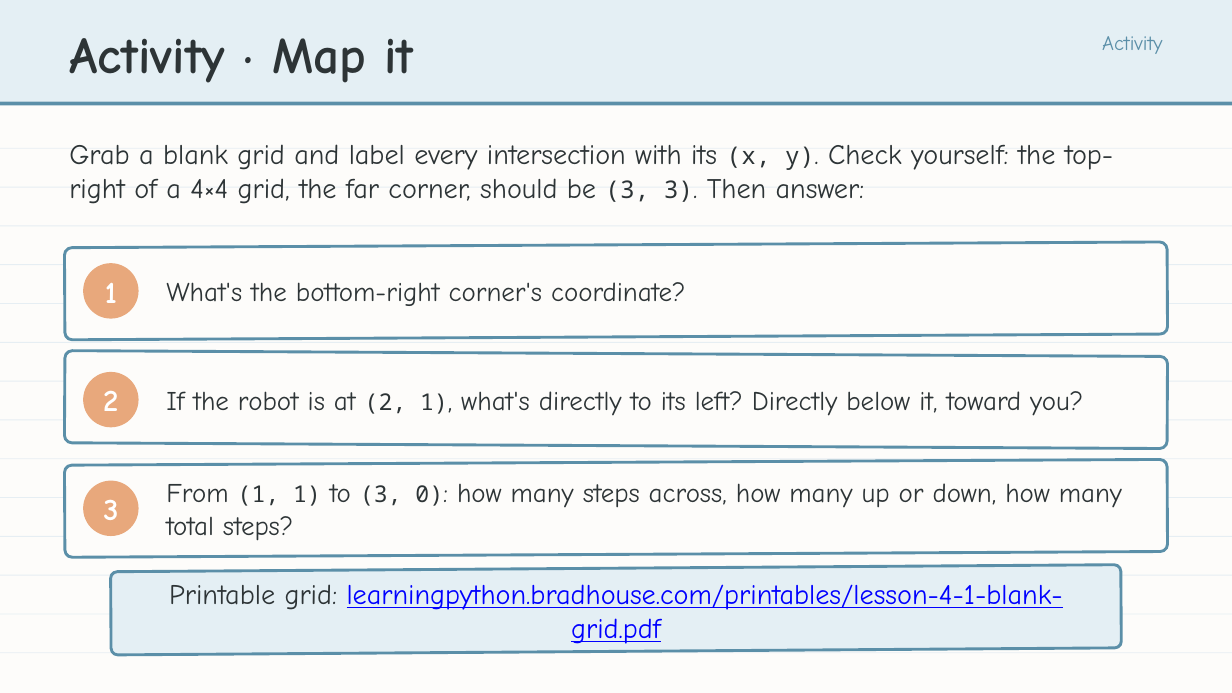
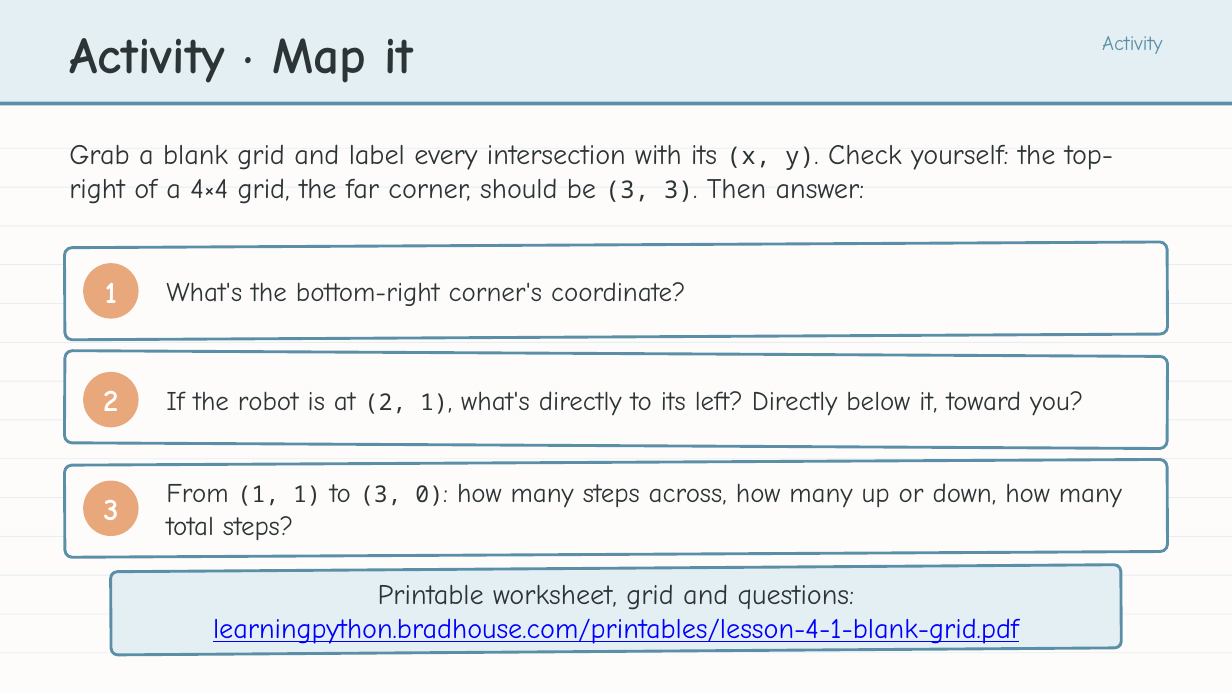
Before and after one commit to bradamiller/LearningPython, a slide deck: slide 16 of static/slides/module-04-manhattan/module-4-lesson-01-coordinates.pptx. Drawn at 1232x693 pixels with LibreOffice and Linux fonts; fonts in the diff are those of the drawing. Boxes give left, top, right and bottom in pixels: in the first picture for what was removed or moved away, otherwise in the second. Text is boxed around its words. In the diff, an @@ line names an element or a change of style, - is before the commit and + after.

```diff
--- a/static/slides/module-04-manhattan/module-4-lesson-01-coordinates.pptx
+++ b/static/slides/module-04-manhattan/module-4-lesson-01-coordinates.pptx
@@ text at <box>213,584,1019,644</box>: text changed @@
-Printable grid: learningpython.bradhouse.com/printables/lesson-4-1-blank-grid.pdf
+Printable worksheet, grid and questions: learningpython.bradhouse.com/printables/lesson-4-1-blank-grid.pdf
```
Also in this commit, not shown: 3 other files.
